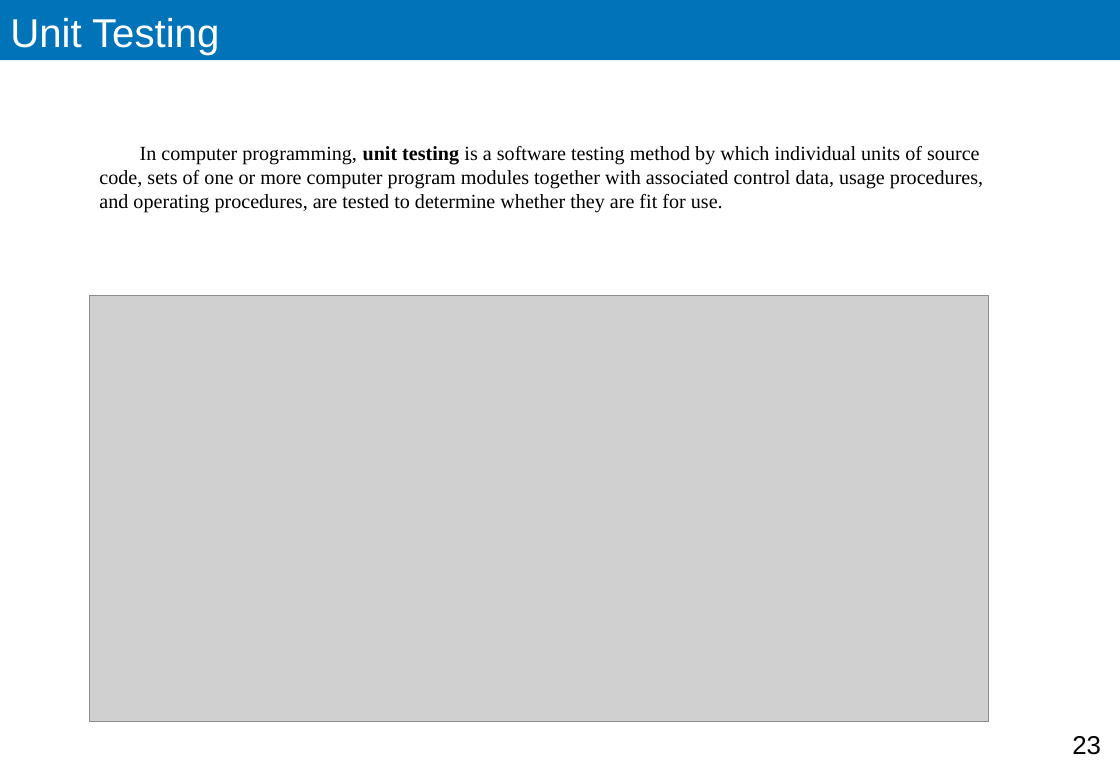
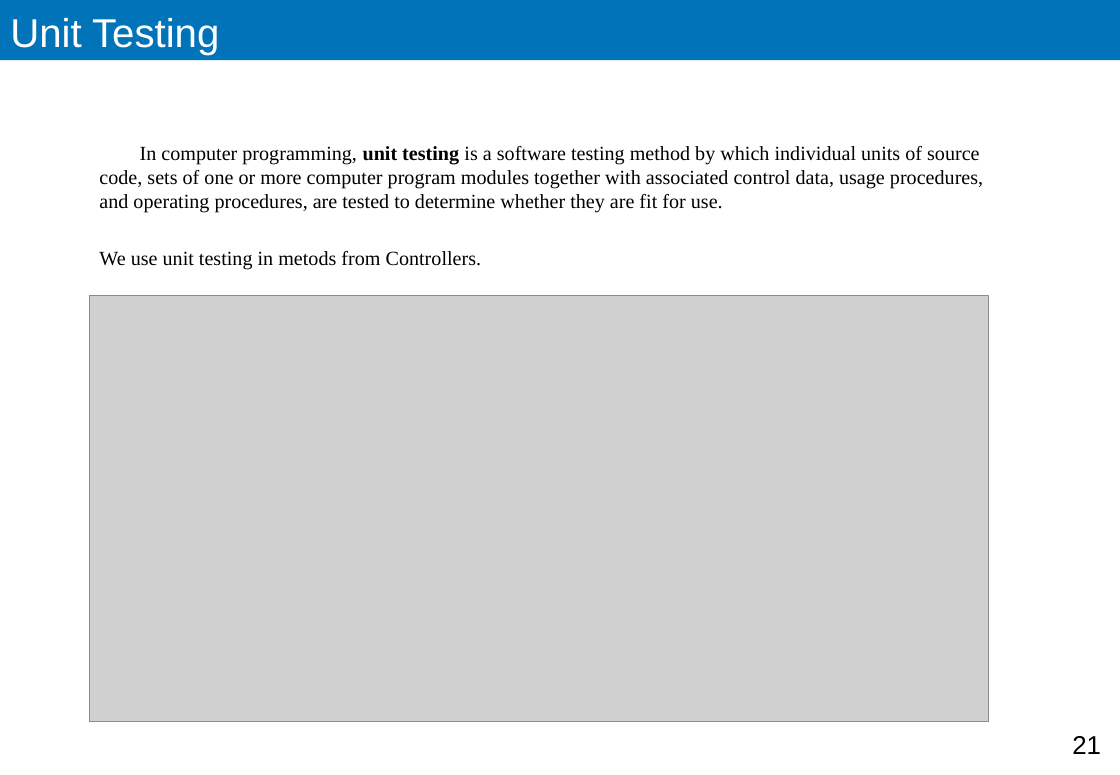
Before and after one commit to sorryb/Northwind, a slide deck: slide 21 of Documents/Application.Architecture.pptx (slide 23 before the commit). Drawn at 1120x775 pixels with LibreOffice and Linux fonts; fonts in the diff are those of the drawing; grey boxes stand for pictures. Boxes give left, top, right and bottom in pixels: in the first picture for what was removed or moved away, otherwise in the second. Text is boxed around its words. In the diff, an @@ line names an element or a change of style, - is before the commit and + after.

```diff
--- a/Documents/Application.Architecture.pptx
+++ b/Documents/Application.Architecture.pptx
@@ text at bbox=[99, 251, 482, 269]: paragraph added @@
+We use unit testing in metods from Controllers.
@@ page number at bbox=[1072, 736, 1101, 754]: text changed @@
-23
+21
```
Also in this commit, not shown: 12 other slides changed, 2 slides added, 4 slides removed, 1 other file.
